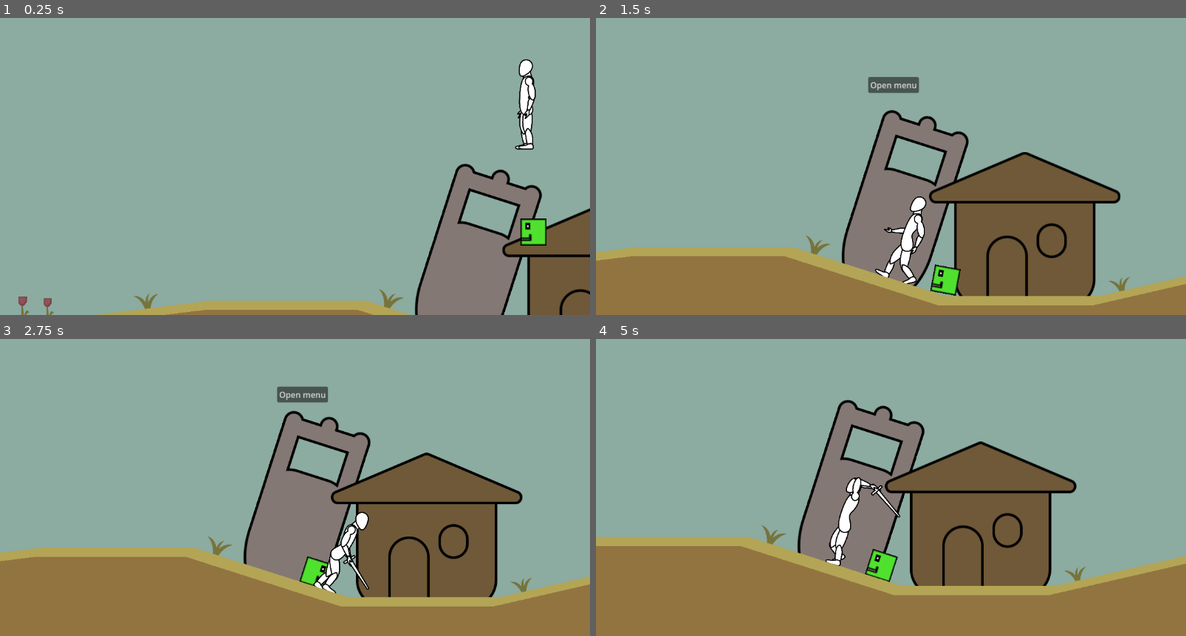
Above: before the commit, frames 1-4 (two rows, left to right).
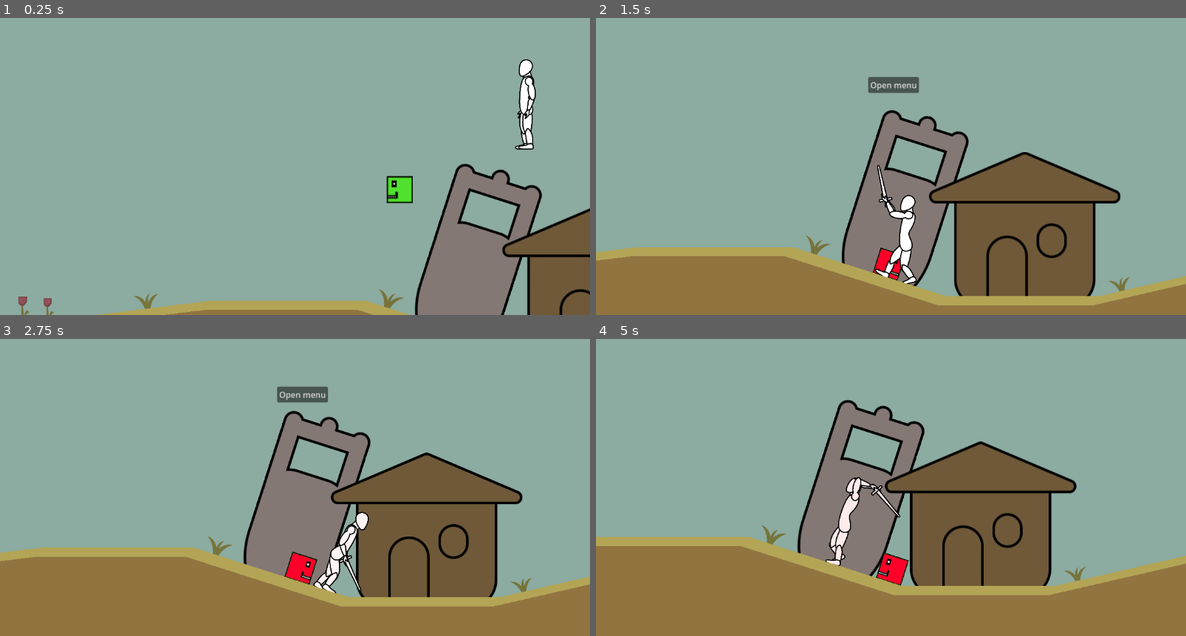
Above: after the commit, the same moments.

Repository: kir-55/TheArmheide
Game: Godot game, scene res://Scenes/Game.tscn
Two runs of this game, one before a commit and one after it. Both use one fixed random seed, a clock stepped at 60 frames per second and the inputs below. The engine's default icon, where the game draws it, is replaced by a stand-in: a white triangle on a blue panel in a dark square.
Inputs (mouse positions are in pixels of both pictures, inside the frame that each line leads up to):
- Up to frame 1 (0.25 s): no input
- Up to frame 2 (1.5 s): move the mouse to (1020, 133) at 0.52 s; press the mouse at (1020, 133) at 0.53 s; move the mouse to (773, 166) at 1.27 s; release the mouse at (773, 166) at 1.28 s; click (773, 166) at 1.35 s
- Up to frame 3 (2.75 s): move the mouse to (354, 398) at 2.02 s; press the mouse at (354, 398) at 2.03 s
- Up to frame 4 (5 s): move the mouse to (861, 537) at 2.77 s; release the mouse at (861, 537) at 2.78 s; click (861, 537) at 2.85 s; move the mouse to (1068, 520) at 3.52 s; press the mouse at (1068, 520) at 3.53 s; move the mouse to (714, 422) at 4.27 s; release the mouse at (714, 422) at 4.28 s; click (714, 422) at 4.35 s

The runs differ from the first frame. In frame 1, 0.8% of the frame differs, in the area x 65-93%, y 53-77%; in frame 2, 1.5%, in the area x 46-62%, y 49-94%; in frame 3, 0.8%; in frame 4, 0.6%.

Commit message:
Added an attack state to enemy and also attached attack manager

Diff:
--- a/Scenes/Game.tscn
+++ b/Scenes/Game.tscn
@@ -1,6 +1,6 @@
 [gd_scene load_steps=15 format=3 uid="uid://b232mspaehrfk"]
 
-[ext_resource type="PackedScene" uid="uid://gs87w8kxkxqk" path="res://Scenes/player.tscn" id="2_ak363"]
+[ext_resource type="PackedScene" uid="uid://gs87w8kxkxqk" path="res://Scenes/Player.tscn" id="2_ak363"]
 [ext_resource type="Script" path="res://Scripts/camera.gd" id="3_6coef"]
 [ext_resource type="Shader" uid="uid://bdq6jcim2vtvq" path="res://line.tres" id="3_idhyc"]
 [ext_resource type="PackedScene" uid="uid://dou4shwlwq4ya" path="res://Scenes/grasss.tscn" id="5_dvx3f"]
@@ -77,4 +77,4 @@
 
 [node name="Enemy" parent="." instance=ExtResource("10_t63s6")]
 z_index = -4
-position = Vector2(604, 380)
+position = Vector2(305, 260)
--- a/Scenes/Player.tscn
+++ b/Scenes/Player.tscn
@@ -1,8 +1,9 @@
-[gd_scene load_steps=34 format=3 uid="uid://gs87w8kxkxqk"]
+[gd_scene load_steps=35 format=3 uid="uid://gs87w8kxkxqk"]
 
 [ext_resource type="Script" path="res://Scripts/player.gd" id="1_oy3o2"]
 [ext_resource type="Script" path="res://Scripts/attack_manager.gd" id="2_k0q02"]
 [ext_resource type="Texture2D" uid="uid://c73y68sbmaylo" path="res://body_parts/foot.png" id="2_wi2do"]
+[ext_resource type="Script" path="res://Scripts/health_system.gd" id="3_6rbe8"]
 [ext_resource type="Texture2D" uid="uid://da30nt4tjwmb5" path="res://body_parts/calf.png" id="3_polev"]
 [ext_resource type="Texture2D" uid="uid://b8gc2c46aitve" path="res://body_parts/thigh.png" id="4_h2pnv"]
 [ext_resource type="Texture2D" uid="uid://258il20s5jd0" path="res://body_parts/head.png" id="5_tdh2i"]
@@ -1238,6 +1239,7 @@
 [sub_resource type="AnimationNodeBlend2" id="AnimationNodeBlend2_4y8lh"]
 
 [sub_resource type="AnimationNodeBlendTree" id="AnimationNodeBlendTree_wqobu"]
+graph_offset = Vector2(5.14246, 44.0945)
 nodes/Add2/node = SubResource("AnimationNodeAdd2_ow3b5")
 nodes/Add2/position = Vector2(880, 240)
 nodes/Animation/node = SubResource("AnimationNodeAnimation_n1ro7")
@@ -1271,6 +1273,11 @@
 script = ExtResource("2_k0q02")
 trigger_area = NodePath("../Flippable/Area2D")
 
+[node name="HealthSystem" type="Node" parent="." node_paths=PackedStringArray("sprite")]
+script = ExtResource("3_6rbe8")
+sprite = NodePath("..")
+max_HP = 500.0
+
 [node name="CollisionShape2D" type="CollisionShape2D" parent="."]
 light_mask = 2
 visibility_layer = 2
@@ -1296,119 +1303,119 @@
 
 [node name="FootBack" type="Sprite2D" parent="Flippable/Parts"]
 z_index = -1
-position = Vector2(388.356, 905.393)
-rotation = -0.764973
-scale = Vector2(0.999966, 0.999966)
+position = Vector2(279.5, 889.066)
+rotation = -0.325808
+scale = Vector2(0.999964, 0.999964)
 texture = ExtResource("2_wi2do")
 offset = Vector2(-31.9269, 3)
 
 [node name="CalfBack" type="Sprite2D" parent="Flippable/Parts"]
 z_index = -2
-position = Vector2(292.693, 851.054)
-rotation = -1.11687
-scale = Vector2(0.999969, 0.999969)
+position = Vector2(234.085, 788.858)
+rotation = -0.488176
+scale = Vector2(0.999968, 0.999968)
 texture = ExtResource("3_polev")
 offset = Vector2(-1.93497, 48)
 
 [node name="LegBack" type="Sprite2D" parent="Flippable/Parts"]
 z_index = -2
-position = Vector2(387.99, 715.265)
-rotation = 0.684563
-scale = Vector2(0.999981, 0.999981)
+position = Vector2(388.093, 727.201)
+rotation = 1.26262
+scale = Vector2(0.999979, 0.999979)
 texture = ExtResource("4_h2pnv")
 offset = Vector2(0, 72)
 
 [node name="FootFront" type="Sprite2D" parent="Flippable/Parts"]
 z_index = 1
-position = Vector2(457.723, 987.337)
-rotation = -0.143312
-scale = Vector2(0.999971, 0.999971)
+position = Vector2(535.185, 967.449)
+rotation = -0.425455
+scale = Vector2(0.999969, 0.999969)
 texture = ExtResource("2_wi2do")
 offset = Vector2(-32.459, 3)
 
 [node name="CalfFront" type="Sprite2D" parent="Flippable/Parts"]
-position = Vector2(423.52, 880.69)
-rotation = -0.358358
-scale = Vector2(0.999973, 0.999973)
+position = Vector2(461.389, 883.203)
+rotation = -0.767385
+scale = Vector2(0.999972, 0.999972)
 texture = ExtResource("3_polev")
 offset = Vector2(0, 50)
 
 [node name="LegFront" type="Sprite2D" parent="Flippable/Parts"]
 z_index = -1
-position = Vector2(405.822, 730.331)
-rotation = -0.0767433
-scale = Vector2(0.999978, 0.999978)
+position = Vector2(405.842, 742.365)
+rotation = -0.335253
+scale = Vector2(0.999977, 0.999977)
 texture = ExtResource("4_h2pnv")
 offset = Vector2(-3, 74)
 
 [node name="Head" type="Sprite2D" parent="Flippable/Parts"]
 z_index = 1
-position = Vector2(393.72, 397.567)
-rotation = -0.180288
-scale = Vector2(0.999984, 0.999984)
+position = Vector2(395.569, 409.539)
+rotation = -0.174792
+scale = Vector2(0.999983, 0.999983)
 texture = ExtResource("5_tdh2i")
 offset = Vector2(-15, -24)
 
 [node name="Neck" type="Sprite2D" parent="Flippable/Parts"]
 z_index = -1
-position = Vector2(394.643, 453.959)
-rotation = 3.10476
-scale = Vector2(0.999984, 0.999984)
+position = Vector2(396.182, 465.936)
+rotation = 3.11026
+scale = Vector2(0.999983, 0.999983)
 texture = ExtResource("6_di4k6")
 offset = Vector2(1.67726, 34.3009)
 
 [node name="HandBack" type="Sprite2D" parent="Flippable/Parts"]
 z_index = -3
-position = Vector2(519.184, 350.184)
-rotation = -1.71665
-scale = Vector2(0.999982, 0.999982)
+position = Vector2(521.291, 362.847)
+rotation = -1.71116
+scale = Vector2(0.999981, 0.999981)
 texture = ExtResource("7_j7ejh")
 offset = Vector2(-10, 26)
 
 [node name="LowarmBack" type="Sprite2D" parent="Flippable/Parts"]
 z_index = -1
-position = Vector2(402.076, 344.69)
-rotation = -1.53198
-scale = Vector2(0.999982, 0.999982)
+position = Vector2(404.215, 356.709)
+rotation = -1.52649
+scale = Vector2(0.999981, 0.999981)
 texture = ExtResource("8_0jtyr")
 offset = Vector2(-6, 56)
 
 [node name="ShoulderBack" type="Sprite2D" parent="Flippable/Parts"]
 z_index = -1
-position = Vector2(405.836, 476.865)
-rotation = -3.09222
-scale = Vector2(0.999984, 0.999984)
+position = Vector2(407.249, 488.903)
+rotation = -3.08673
+scale = Vector2(0.999983, 0.999983)
 texture = ExtResource("9_a4fc2")
 offset = Vector2(2, 57)
 
 [node name="HandFront" type="Sprite2D" parent="Flippable/Parts"]
 z_index = 2
-position = Vector2(500.19, 340.757)
-rotation = -1.68332
-scale = Vector2(0.999982, 0.999982)
+position = Vector2(502.349, 353.315)
+rotation = -1.67782
+scale = Vector2(0.999981, 0.999981)
 texture = ExtResource("7_j7ejh")
 offset = Vector2(-10, 26)
 
 [node name="LowarmFront" type="Sprite2D" parent="Flippable/Parts"]
 z_index = 1
-position = Vector2(387.218, 327.758)
-rotation = -1.45744
-scale = Vector2(0.999982, 0.999982)
+position = Vector2(389.45, 339.696)
+rotation = -1.45195
+scale = Vector2(0.999981, 0.999981)
 texture = ExtResource("8_0jtyr")
 offset = Vector2(-6.87169, 50.9186)
 
 [node name="ShoulderFront" type="Sprite2D" parent="Flippable/Parts"]
 z_index = 2
-position = Vector2(405.766, 453.748)
-rotation = 3.11888
-scale = Vector2(0.999983, 0.999983)
+position = Vector2(407.305, 465.786)
+rotation = 3.12437
+scale = Vector2(0.999982, 0.999982)
 texture = ExtResource("9_a4fc2")
 offset = Vector2(3, 55)
 
 [node name="Body" type="Sprite2D" parent="Flippable/Parts"]
-position = Vector2(398.84, 714.928)
-rotation = -0.0407162
-scale = Vector2(0.999984, 0.999984)
+position = Vector2(398.944, 726.924)
+rotation = -0.0352206
+scale = Vector2(0.999983, 0.999983)
 texture = ExtResource("10_od11n")
 offset = Vector2(-2.76303, -115.71)
 
@@ -1418,13 +1425,13 @@
 [node name="Base" type="Bone2D" parent="Flippable/Skeleton2D"]
 position = Vector2(-4, 360)
 rotation = -1.6321
-scale = Vector2(0.999984, 0.999984)
+scale = Vector2(0.999983, 0.999983)
 rest = Transform2D(-0.0980598, -0.99518, 0.99518, -0.0980598, -1, 365)
 
 [node name="LegRight" type="Bone2D" parent="Flippable/Skeleton2D/Base"]
 position = Vector2(19.1515, -4.38376)
 rotation = -0.00262383
-scale = Vector2(0.999997, 0.999997)
+scale = Vector2(0.999996, 0.999996)
 rest = Transform2D(0.999758, 0.0219787, -0.0219787, 0.999758, 19.1515, -4.38376)
 
 [node name="RemoteTransform2D" type="RemoteTransform2D" parent="Flippable/Skeleton2D/Base/LegRight"]
@@ -1434,7 +1441,7 @@
 [node name="CalfRight" type="Bone2D" parent="Flippable/Skeleton2D/Base/LegRight"]
 position = Vector2(-165.092, -16.3001)
 rotation = -0.344221
-scale = Vector2(0.999989, 0.999989)
+scale = Vector2(0.999988, 0.999988)
 rest = Transform2D(0.981001, -0.193999, 0.193999, 0.981001, -165.092, -16.3001)
 
 [node name="RemoteTransform2D" type="RemoteTransform2D" parent="Flippable/Skeleton2D/Base/LegRight/CalfRight"]
@@ -1444,7 +1451,7 @@
 [node name="FootRight" type="Bone2D" parent="Flippable/Skeleton2D/Base/LegRight/CalfRight"]
 position = Vector2(-109.901, -5.16322)
 rotation = 0.374808
-scale = Vector2(0.999997, 0.999997)
+scale = Vector2(0.999996, 0.999996)
 rest = Transform2D(0.990824, 0.135154, -0.135154, 0.990824, -109.901, -5.16322)
 auto_calculate_length_and_angle = false
 length = 76.866
@@ -1457,7 +1464,7 @@
 [node name="LegLeft" type="Bone2D" parent="Flippable/Skeleton2D/Base"]
 position = Vector2(2.61087, 12.0906)
 rotation = 0.109464
-scale = Vector2(0.999995, 0.999995)
+scale = Vector2(0.999994, 0.999994)
 rest = Transform2D(0.99416, 0.107905, -0.107905, 0.99416, 2.61087, 12.0906)
 
 [node name="RemoteTransform2D" type="RemoteTransform2D" parent="Flippable/Skeleton2D/Base/LegLeft"]
@@ -1467,7 +1474,7 @@
 [node name="CalfLeft" type="Bone2D" parent="Flippable/Skeleton2D/Base/LegLeft"]
 position = Vector2(-151.276, 6.11748)
 rotation = -0.270686
-scale = Vector2(0.999995, 0.999995)
+scale = Vector2(0.999994, 0.999994)
 rest = Transform2D(0.977571, -0.210596, 0.210596, 0.977571, -151.276, 6.11748)
 
 [node name="RemoteTransform2D" type="RemoteTransform2D" parent="Flippable/Skeleton2D/Base/LegLeft/CalfLeft"]
@@ -1615,8 +1622,8 @@
 [node name="TheArmheideSword" type="Sprite2D" parent="."]
 visible = false
 z_index = -3
-position = Vector2(36.1107, 15.4269)
-rotation = 2.14402
+position = Vector2(36.6353, 18.6136)
+rotation = 2.14951
 scale = Vector2(0.249995, 0.249995)
 texture = ExtResource("11_a4inu")
 offset = Vector2(-0.213623, -130.364)
--- a/Scenes/enemy.tscn
+++ b/Scenes/enemy.tscn
@@ -1,31 +1,108 @@
-[gd_scene load_steps=8 format=3 uid="uid://cun8flcxq70m4"]
+[gd_scene load_steps=15 format=3 uid="uid://cun8flcxq70m4"]
 
 [ext_resource type="Script" path="res://Scripts/enemy.gd" id="1_d8oih"]
 [ext_resource type="Texture2D" uid="uid://betk5mrjmg11g" path="res://Images/enemy.png" id="1_je23y"]
+[ext_resource type="Script" path="res://Scripts/attack_manager.gd" id="2_fwhmp"]
 [ext_resource type="Script" path="res://Scripts/health_system.gd" id="2_okkjr"]
 [ext_resource type="Script" path="res://Scripts/StateMachine/state_machine.gd" id="3_wdkkv"]
+[ext_resource type="Texture2D" uid="uid://bo52dlpphbvnr" path="res://Images/enemy_attack.png" id="4_reumh"]
 [ext_resource type="Script" path="res://Scripts/StateMachine/enemy_states/enemy_idle.gd" id="4_xh077"]
 [ext_resource type="Script" path="res://Scripts/StateMachine/enemy_states/enemy_follow.gd" id="5_wglmd"]
+[ext_resource type="Script" path="res://Scripts/StateMachine/enemy_states/enemy_attack.gd" id="8_4rw25"]
 
 [sub_resource type="RectangleShape2D" id="RectangleShape2D_6kqf7"]
-size = Vector2(51, 53)
+size = Vector2(50.5, 51.5)
 
-[node name="CharacterBody2D" type="CharacterBody2D" groups=["enemies"]]
+[sub_resource type="RectangleShape2D" id="RectangleShape2D_ds084"]
+size = Vector2(43.5, 87.5)
+
+[sub_resource type="Animation" id="Animation_bt8tn"]
+resource_name = "attack"
+tracks/0/type = "method"
+tracks/0/imported = false
+tracks/0/enabled = true
+tracks/0/path = NodePath("AttackManager")
+tracks/0/interp = 1
+tracks/0/loop_wrap = true
+tracks/0/keys = {
+"times": PackedFloat32Array(1),
+"transitions": PackedFloat32Array(1),
+"values": [{
+"args": [],
+"method": &"_on_attack_finished"
+}]
+}
+tracks/1/type = "value"
+tracks/1/imported = false
+tracks/1/enabled = true
+tracks/1/path = NodePath("Sprite2D:texture")
+tracks/1/interp = 1
+tracks/1/loop_wrap = true
+tracks/1/keys = {
+"times": PackedFloat32Array(0, 0.7),
+"transitions": PackedFloat32Array(1, 1),
+"update": 1,
+"values": [ExtResource("4_reumh"), ExtResource("1_je23y")]
+}
+
+[sub_resource type="Animation" id="Animation_2460a"]
+length = 0.001
+tracks/0/type = "value"
+tracks/0/imported = false
+tracks/0/enabled = true
+tracks/0/path = NodePath("Sprite2D:texture")
+tracks/0/interp = 1
+tracks/0/loop_wrap = true
+tracks/0/keys = {
+"times": PackedFloat32Array(0),
+"transitions": PackedFloat32Array(1),
+"update": 1,
+"values": [ExtResource("1_je23y")]
+}
+
+[sub_resource type="AnimationLibrary" id="AnimationLibrary_865v8"]
+_data = {
+"RESET": SubResource("Animation_2460a"),
+"attack": SubResource("Animation_bt8tn")
+}
+
+[node name="CharacterBody2D" type="CharacterBody2D" node_paths=PackedStringArray("attack_manager") groups=["enemies"]]
 z_index = -3
+position = Vector2(559, 123)
 collision_layer = 4
 script = ExtResource("1_d8oih")
+attack_manager = NodePath("AttackManager")
+
+[node name="AttackManager" type="Node" parent="." node_paths=PackedStringArray("trigger_area")]
+script = ExtResource("2_fwhmp")
+enemy_group = "villagers"
+trigger_area = NodePath("../Flippable/Area2D")
+chill_out_delay = 0
 
 [node name="HealthSystem" type="Node" parent="." node_paths=PackedStringArray("sprite")]
 script = ExtResource("2_okkjr")
 sprite = NodePath("../Sprite2D")
-max_HP = 255.0
+max_HP = 100.0
 
 [node name="CollisionShape2D" type="CollisionShape2D" parent="."]
-position = Vector2(-38.5, -37.5)
 shape = SubResource("RectangleShape2D_6kqf7")
 
+[node name="Flippable" type="Node2D" parent="."]
+position = Vector2(9.15527e-05, 0)
+scale = Vector2(0.25, 0.25)
+
+[node name="Area2D" type="Area2D" parent="Flippable"]
+position = Vector2(0, -284)
+scale = Vector2(4, 4)
+collision_layer = 4
+collision_mask = 2
+
+[node name="CollisionShape2D" type="CollisionShape2D" parent="Flippable/Area2D"]
+position = Vector2(-71, 53)
+shape = SubResource("RectangleShape2D_ds084")
+
 [node name="Sprite2D" type="Sprite2D" parent="."]
-position = Vector2(-38.5, -37.7031)
+position = Vector2(-0.499908, -0.703098)
 scale = Vector2(0.398438, 0.410889)
 texture = ExtResource("1_je23y")
 
@@ -41,7 +118,17 @@
 script = ExtResource("5_wglmd")
 enemy = NodePath("../..")
 
+[node name="Attack" type="Node" parent="State Machine" node_paths=PackedStringArray("enemy")]
+script = ExtResource("8_4rw25")
+enemy = NodePath("../..")
+
 [node name="Timer" type="Timer" parent="."]
 wait_time = 0.5
 
+[node name="AnimationPlayer" type="AnimationPlayer" parent="."]
+libraries = {
+"": SubResource("AnimationLibrary_865v8")
+}
+
 [connection signal="timeout" from="Timer" to="." method="_find_closest_target"]
+[connection signal="animation_finished" from="AnimationPlayer" to="." method="_on_animation_player_animation_finished"]
--- a/Scripts/Player.gd
+++ b/Scripts/Player.gd
@@ -104,4 +104,4 @@
 	print("finished: " + str(anim_name))
 
 	if anim_name == "attack":
-		attack_manager._on_attack_aniamtion_finished()
+		attack_manager._on_attack_animation_finished()
--- /dev/null
+++ b/Scripts/StateMachine/enemy_states/enemy_attack.gd
@@ -0,0 +1,18 @@
+class_name EnemyAttack
+extends State
+
+@export var enemy : CharacterBody2D
+@export var move_speed := 200.0
+
+func Enter():
+	print(self.name)
+	enemy.velocity.x = 0
+
+
+func Physics_Update(delta: float):
+	if enemy.is_on_floor() and enemy.current_closest_target:
+		var distance_x = abs(enemy.current_closest_target.global_position.x - enemy.global_position.x)
+		if distance_x > enemy.attack_distance:
+			RequestTransition.emit(self, "Follow")
+	else:
+		RequestTransition.emit(self, "Idle")
--- a/Scripts/StateMachine/enemy_states/enemy_follow.gd
+++ b/Scripts/StateMachine/enemy_states/enemy_follow.gd
@@ -10,12 +10,13 @@
 
 func Physics_Update(delta: float):
 	if enemy.is_on_floor() and enemy.current_closest_target:
-		var direction = enemy.current_closest_target.global_position - enemy.global_position
+		var distance_x = abs(enemy.current_closest_target.global_position.x - enemy.global_position.x)
+		var direction = (enemy.current_closest_target.global_position - enemy.global_position).normalized().x
 
-		if direction.length() < 500:
-			enemy.velocity.x = direction.normalized().x * move_speed
+		if distance_x < enemy.follow_distance:
+			if distance_x < enemy.attack_distance:
+				RequestTransition.emit(self, "Attack")
+			else:
+				enemy.velocity.x = move_speed * direction
 		else:
-			enemy.velocity = Vector2()
-
-		if direction.length() > 500:
 			RequestTransition.emit(self, "Idle")
--- a/Scripts/StateMachine/enemy_states/enemy_idle.gd
+++ b/Scripts/StateMachine/enemy_states/enemy_idle.gd
@@ -30,5 +30,5 @@
 	if enemy.current_closest_target:
 		var direction = enemy.current_closest_target.global_position - enemy.global_position
 
-		if direction.length() < 500:
+		if direction.length() < enemy.follow_distance:
 			RequestTransition.emit(self, "Follow")
--- a/Scripts/attack_manager.gd
+++ b/Scripts/attack_manager.gd
@@ -60,6 +60,6 @@
 	last_time_attacked = Time.get_ticks_msec()
 
 
-func _on_attack_aniamtion_finished():
+func _on_attack_animation_finished():
 	if enemies_near.size() > 0:
 		attack()
--- a/Scripts/enemy.gd
+++ b/Scripts/enemy.gd
@@ -2,15 +2,29 @@
 
 const GRAVITY = 1000
 
+@export var attack_manager: AttackManager
+
+@export_category("Distances")
+@export var follow_distance := 500
+@export var attack_distance := 50
+
+@onready var animation_player = $AnimationPlayer
+
+var direction = 0
 var current_closest_target
 
 func _ready():
 	$Timer.start()
 
 func _physics_process(delta):
+	if direction != 0:
+		get_node("Flippable").scale.x = direction * -0.25
+
 	if velocity.x > 0:
+		direction = 1
 		$Sprite2D.flip_h = true
 	elif velocity.x < 0:
+		direction = -1
 		$Sprite2D.flip_h = false
 
 	velocity.y += GRAVITY * delta
@@ -20,7 +34,7 @@
 	if is_on_floor():
 		var normal := get_floor_normal()
 		var offset := deg_to_rad(90)
-		rotation = lerp_angle(rotation, get_floor_normal().angle() + deg_to_rad(90), 0.1)
+		rotation = lerp_angle(rotation, get_floor_normal().angle() + offset, 0.1)
 
 
 func _find_closest_target(): #this is a signal from a timer
@@ -37,6 +51,16 @@
 				min_target = target
 		current_closest_target = min_target
 
+func run_attack_animation():
+	animation_player.play("attack")
+
 func die():
 	print("enemy is dying")
 	queue_free()
+
+
+func _on_animation_player_animation_finished(anim_name):
+	print("finished: " + str(anim_name))
+
+	if anim_name == "attack":
+		attack_manager._on_attack_animation_finished()
--- a/Scripts/health_system.gd
+++ b/Scripts/health_system.gd
@@ -1,6 +1,6 @@
 extends Node
 
-@export var sprite: Sprite2D
+@export var sprite: Node2D
 @export var max_HP: float = 20
 var HP: float
 
@@ -15,7 +15,7 @@
 		get_parent().die()
 
 	HP -= damage
-	sprite.self_modulate = Color(1, HP/max_HP, HP/max_HP, 1)
+	sprite.modulate = Color(1, HP/max_HP, HP/max_HP, 1)
 
 
 func heal(value):
Binary file added: Images/enemy_attack.png
Not shown, added: Images/enemy_attack.png.import
